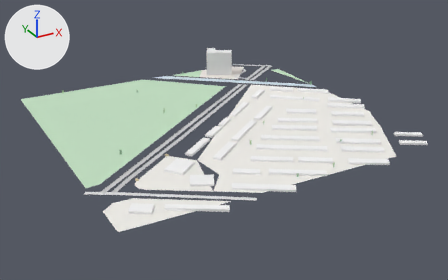
Renders of the glTF model white-model-six-districts/chunks/123_75_high.glb from each side of a commit.
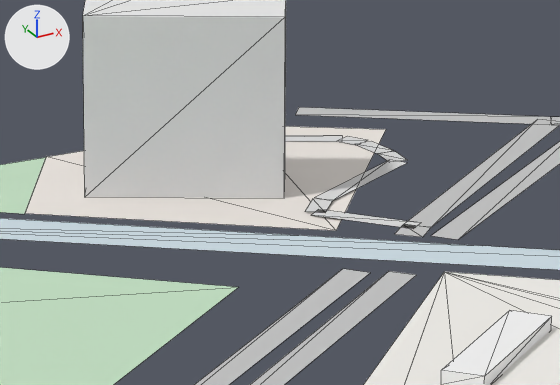
Old and new are each drawn whole from a 50 mm camera at (1316.0, 12418.0, 350.0) aimed at (1756.0, 13219.0, -50.0) and again close up on the part from 44% to 59% of the width and 18% to 35% of the height. Lighting does not change. The marker at upper left points along +X, +Y and +Z. The last two pictures show the newer version. The close-ups show mesh edges as thin lines. Vertices at exactly the same position are counted once.
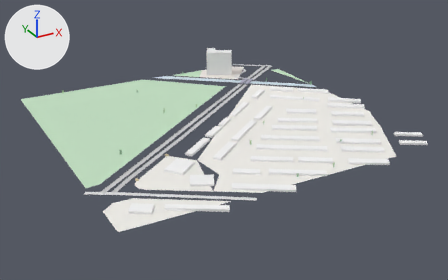
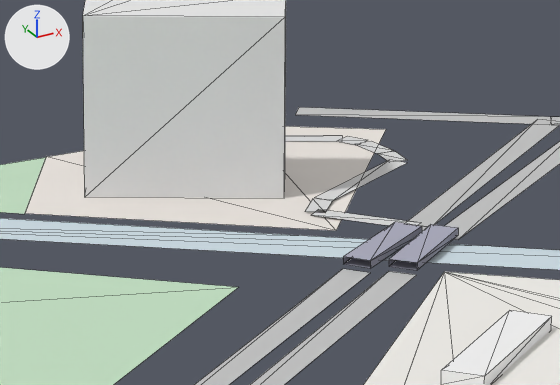
The change, as JSON lines over the scene's bpy script:
```json
{"block": "me_mesh_0", "where": "# used by ob_mesh_0; location = (0.0, 0.0, 0.0)"}
{"op": "remove", "block": "me_mesh_0", "code": "me_mesh_0.from_pydata(...)  # 548 vertices, 514 faces; spans x 1493.0..2020.0, y 12979.0..13506.0, z -26.0..20.0"}
{"op": "add", "block": "me_mesh_0", "code": "me_mesh_0.from_pydata(...)  # 564 vertices, 530 faces; spans x 1493.0..2020.0, y 12979.0..13506.0, z -26.0..20.0"}
{"block": "me_mesh_0", "change": "me_mesh_0 part 1"}
{"block": "me_mesh_0", "change": "16 vertices are added at x 1881.0..1915.0, y 13375.0..13404.0, z -24.0..-22.0"}
{"block": "me_mesh_0", "change": "16 new faces join them"}
{"block": "me_mesh_0", "change": "other edits to the shape of me_mesh_0 do not show in these pictures"}
```

Where the change shows, as pixel boxes (x1, y1, x2, y2) in the close-ups (560 x 385 px):
```json
{"part": 1, "of": "me_mesh_0", "change": "added", "after": [343, 222, 458, 270]}
```
